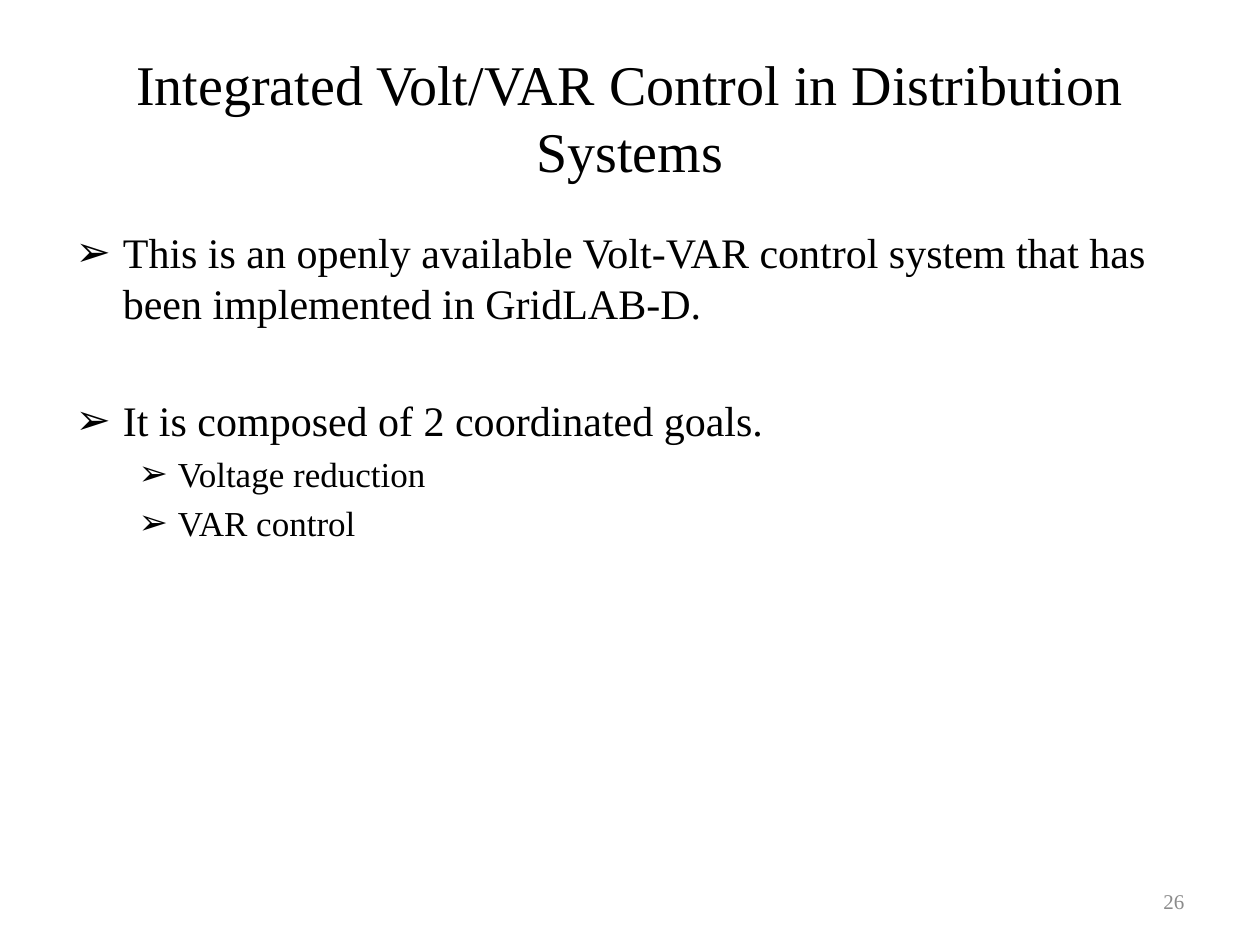
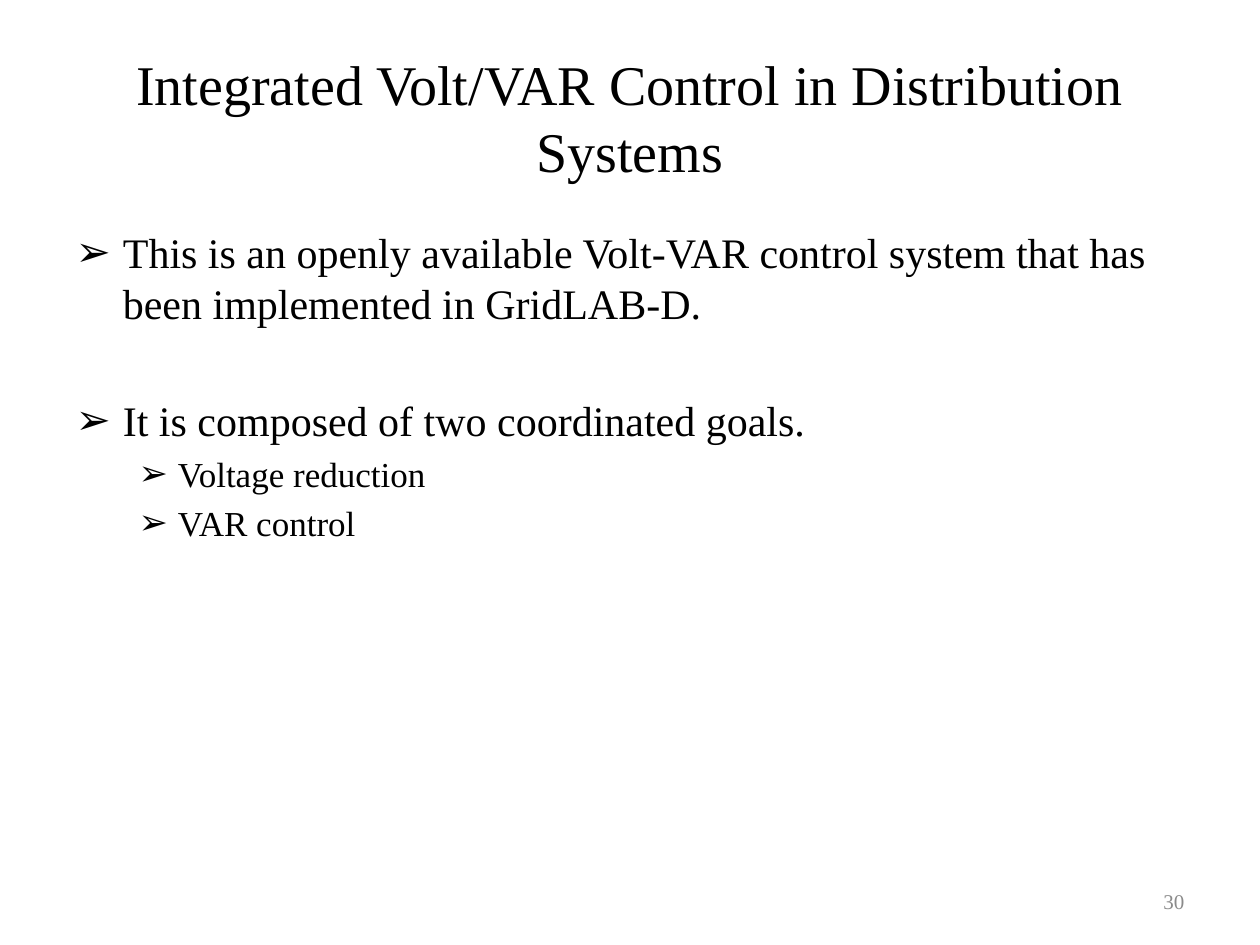
Before and after one commit to gridlab-d/course, a slide deck: slide 30 of University of Washington Class/Module 6 - Volt-VAR Optimization.pptx (slide 26 before the commit). Drawn at 1260x945 pixels with LibreOffice and Linux fonts; fonts in the diff are those of the drawing. Boxes give left, top, right and bottom in pixels: in the first picture for what was removed or moved away, otherwise in the second. Text is boxed around its words. In the diff, an @@ line names an element or a change of style, - is before the commit and + after.

```diff
--- a/University of Washington Class/Module 6 - Volt-VAR Optimization.pptx
+++ b/University of Washington Class/Module 6 - Volt-VAR Optimization.pptx
@@ text at (123,406,805,445): text changed @@
-➢ It is composed of 2 coordinated goals.
+➢ It is composed of two coordinated goals.
@@ page number at (1163,895,1184,909): text changed @@
-26
+30
```
Also in this commit, not shown: 6 other slides changed, 4 slides added.
